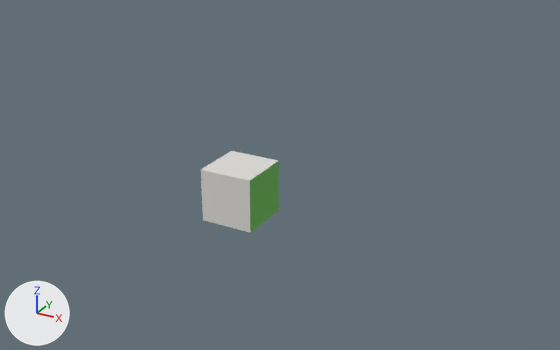
The OBJ model data/CornellBox.obj as it was, and as the next commit left it.
Before and after are seen from a 50 mm camera at (13.52, -21.61, 12.76) aimed at (1.13, 0.9, 1.5). Lighting does not change. The marker at lower left points along +X, +Y and +Z. Where no turn or scale is listed for an object, it has been applied to the vertices. Vertices at the same position are counted once.

The scene before the commit, as lines of its bpy script (objects in view):
```python
mat_light = principled_material('light')
mat_light.base_color = (0.78, 0.78, 0.78)  # white #e5e5e5
mat_light.roughness = 0.9
mat_light.emission_strength = 10.0
me_cornellbox = bpy.data.meshes.new('CornellBox')
me_cornellbox.from_pydata(...)  # 28 vertices, 17 faces; spans x -1.0..1.0, y -0.99..1.04, z 0.0..1.99
# faces by material slot: [1, 1, 2, 1, 1, 5, 5, 1]
me_cornellbox.materials.append(mat_floor)  # light grey #dddbd7
me_cornellbox.materials.append(mat_ceiling)  # light grey #dddbd7
me_cornellbox.materials.append(mat_backwall)  # light grey #dddbd7
me_cornellbox.materials.append(mat_rightwall)  # green #69b355
me_cornellbox.materials.append(mat_leftwall)  # red #d0483f
me_cornellbox.materials.append(mat_shortbox)  # light grey #dddbd7
me_cornellbox.materials.append(mat_tallbox)  # light grey #dddbd7
me_cornellbox.materials.append(mat_light)  # white #e5e5e5
ob_cornellbox = bpy.data.objects.new('CornellBox', me_cornellbox)
ob_cornellbox.location = (0.0, 0.0, 0.0)
```
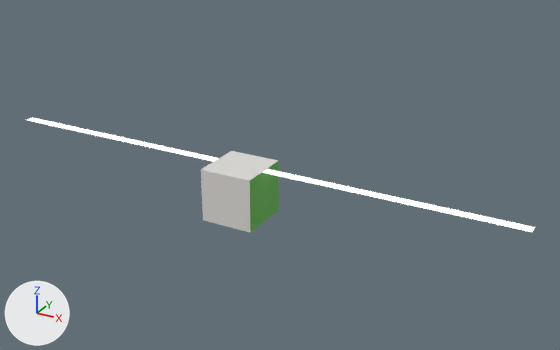
What differs and where, as boxes [x1, y1, x2, y2] in the pictures (560 x 350 px; the box of a moved part takes in the faces that stretch with it):
'CornellBox', reshaped (544% wider, 41% taller)
    before: [201, 151, 279, 233]
    after: [27, 117, 535, 233]
part 1 of me_cornellbox, moved or reshaped (not visible before)
    after: [27, 117, 535, 232]

The change, as a list of edits to the scene's bpy script:
```text
Change mat_light:
    mat_light.emission_strength: 10.0 -> 1.0
Change me_cornellbox:
    where me_cornellbox.from_pydata(...)  # 28 vertices, 17 faces; spans x -1.0..1.0, y -0.99..1.04, z 0.0..1.99
    used by ob_cornellbox; location = (0.0, 0.0, 0.0)
    me_cornellbox part 1
    me_cornellbox.vertices[24].co: (-0.24, -0.16, 1.98) -> (-10.24, -0.16, 1.98)  # pixel (231, 165) -> pixel (25, 120)
    me_cornellbox.vertices[25].co: (-0.24, 0.22, 1.98) -> (-10.24, 0.22, 1.98)  # pixel (237, 162) -> pixel (32, 117)
    me_cornellbox.vertices[26].co: (0.23, 0.22, 1.98) -> (10.23, 0.22, 1.98)  # pixel (248, 164) -> pixel (535, 227)
    me_cornellbox.vertices[27].co: (0.23, -0.16, 1.98) -> (10.23, -0.16, 1.98)  # pixel (242, 168) -> pixel (532, 232)
```
